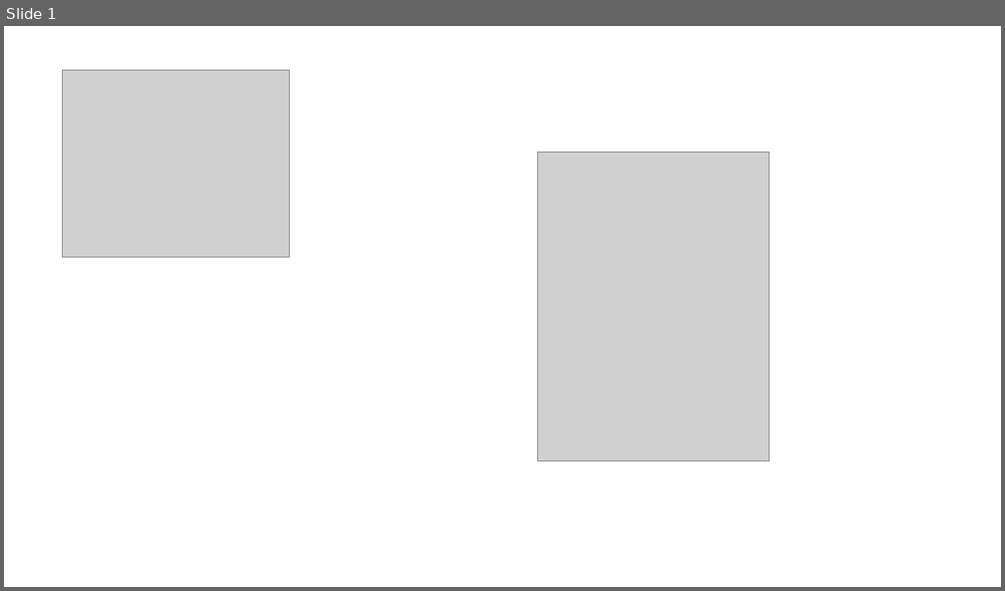
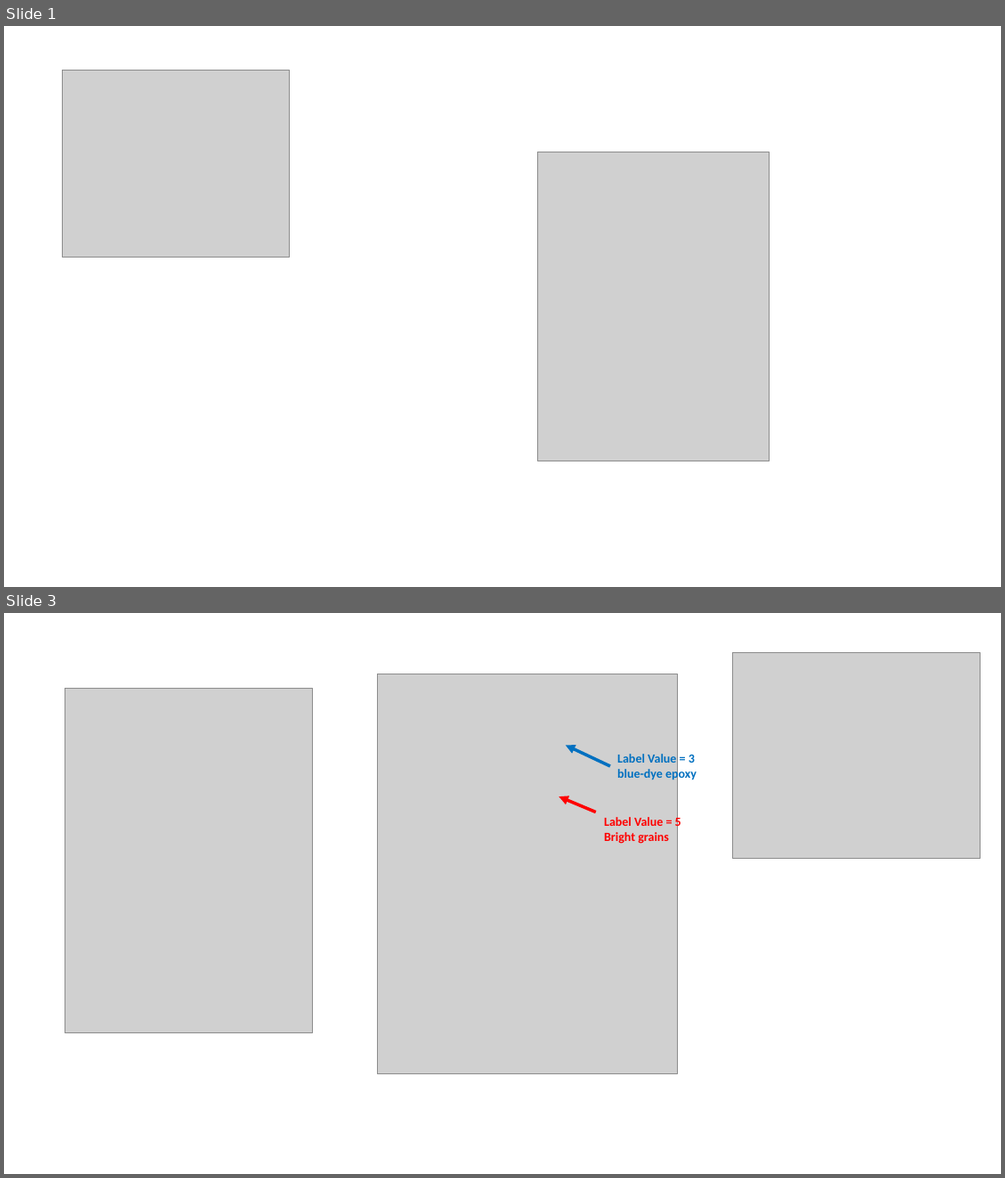
Before and after one commit to Philliec459/Create-Thin-Section-Image-Labels-for-Semantic-Segmentation-Training, a slide deck: CreateLabels.pptx. Shown one above the other, each under a label of ours: slide 1 before the commit, slides 1 and 3 after it; the slides between them are not shown. The pictures are 1005x591 and 1005x1178 pixels, drawn with LibreOffice and Linux fonts; fonts in the diff are those of the drawing; grey boxes stand for pictures. Boxes give left, top, right and bottom in pixels: in the first picture for what was removed or moved away, otherwise in the second. Text is boxed around its words. In the diff, an @@ line names an element or a change of style, - is before the commit and + after.

Commit message:
update project to reflect n_classes for labels

```diff
--- a/CreateLabels.pptx
+++ b/CreateLabels.pptx
@@ slide 3 added at <box>4,613,1001,1174</box>, background #FFFFFF @@
@@ picture added at <box>733,653,980,859</box> @@
@@ picture added at <box>65,688,312,1032</box> @@
@@ group added at <box>377,674,696,1073</box>: 2 arrows, 2 texts, 1 picture @@
+Label Value = 5
+Bright grains
+Label Value = 3
+blue-dye epoxy
```
Also in this commit, not shown: 1 slide changed, 1 other slide added, 1 slide removed, 18 other files.
